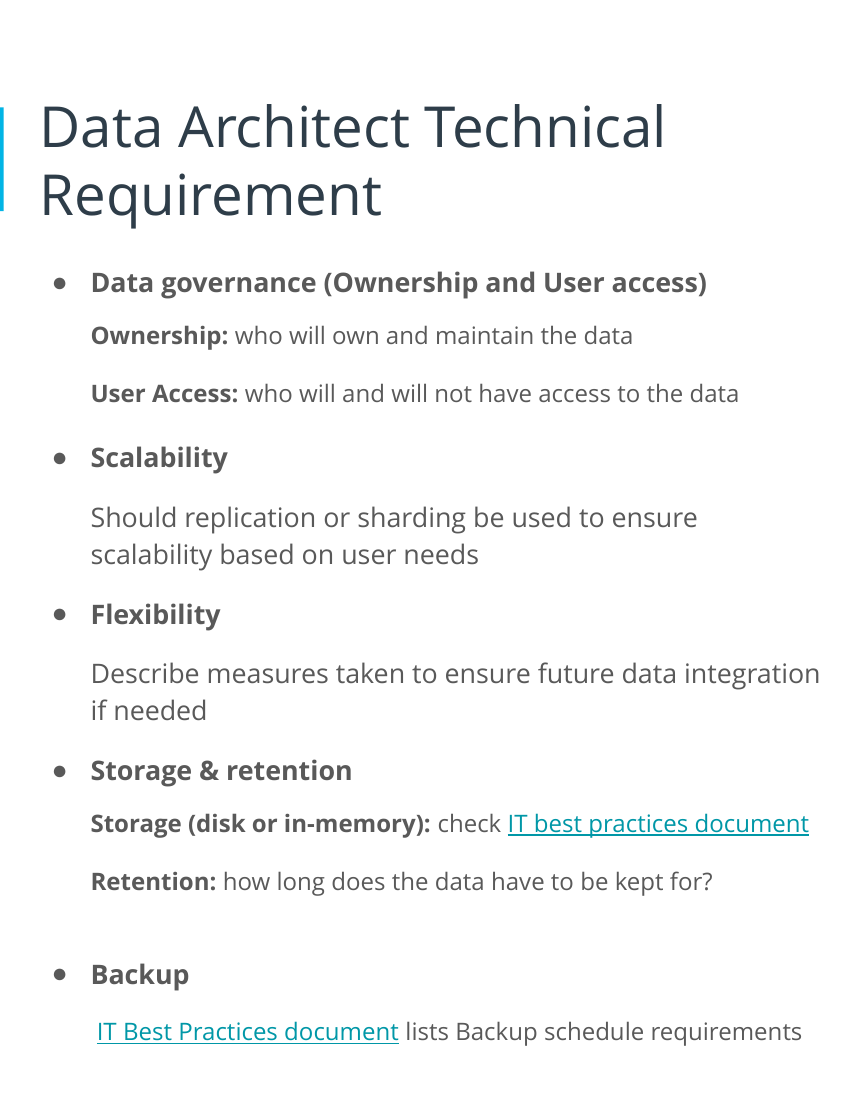
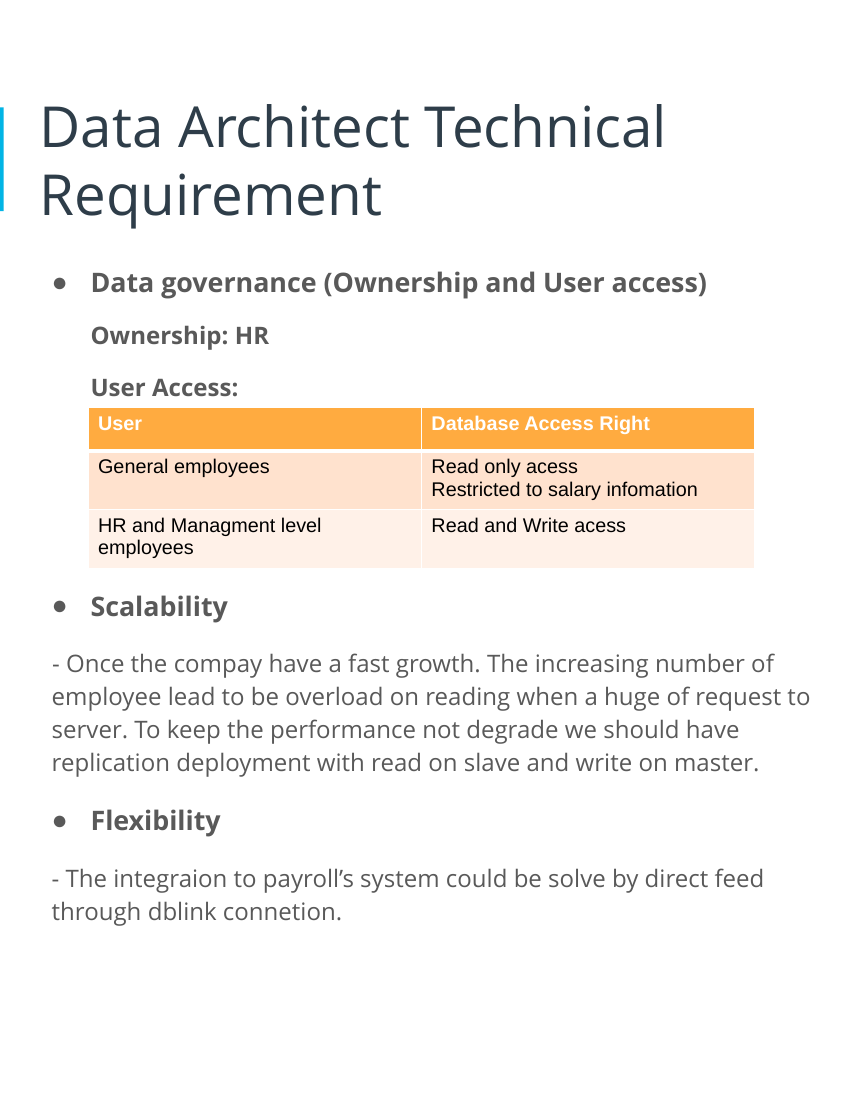
Before and after one commit to fuongcao/udacity-data-achitect, a slide deck: slide 9 of 1- Designing an HR Database/proposal.pptx. Drawn at 865x1120 pixels with LibreOffice and Linux fonts; fonts in the diff are those of the drawing. Boxes give left, top, right and bottom in pixels: in the first picture for what was removed or moved away, otherwise in the second. Text is boxed around its words. In the diff, an @@ line names an element or a change of style, - is before the commit and + after.

```diff
--- a/1- Designing an HR Database/proposal.pptx
+++ b/1- Designing an HR Database/proposal.pptx
@@ text at (91,325,269,397): text changed; bold on @@
-Ownership: who will own and maintain the data
-User Access: who will and will not have access to the data
+Ownership: HR
+User Access:
@@ table added at (88,407,755,568), 3 rows, 2 columns @@
+User | Database Access Right
+General employees | Read only acess / Restricted to salary infomation
+HR and Managment level employees | Read and Write acess
@@ text at (52,653,810,777): text changed; size 19 to 17 pt @@
-Should replication or sharding be used to ensure scalability based on user needs
+- Once the compay have a fast growth. The increasing number of employee lead to be overload on reading when a huge of request to server. To keep the performance not degrade we should have replication deployment with read on slave and write on master.
@@ text at (52,868,765,926): text changed @@
-Describe measures taken to ensure future data integration if needed
-● Storage & retention
-Storage (disk or in-memory): check IT best practices document
-Retention: how long does the data have to be kept for?
-● Backup
-IT Best Practices document lists Backup schedule requirements
+- The integraion to payroll’s system could be solve by direct feed through dblink connetion.
```
Also in this commit, not shown: 2 other slides changed, 1 slide added.
